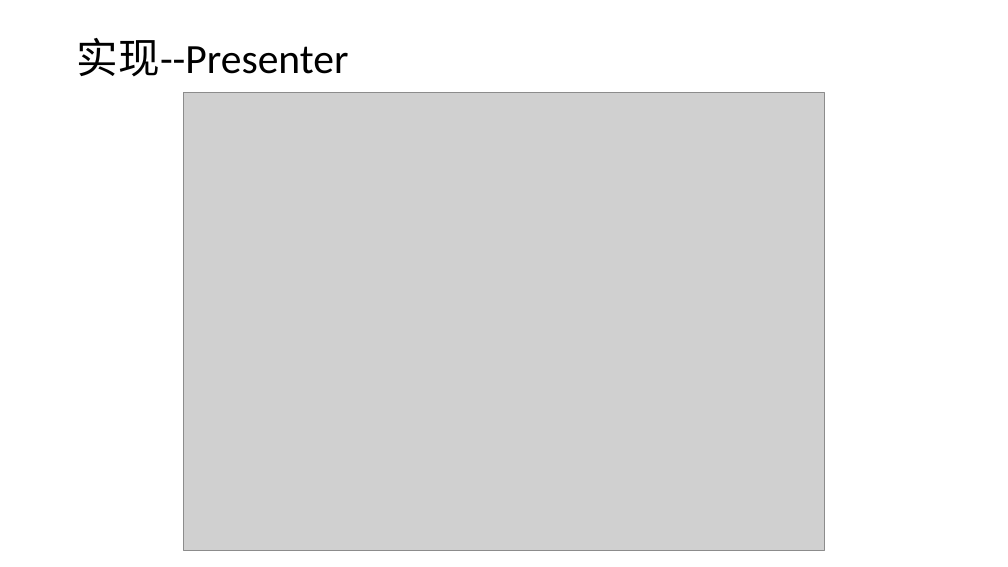
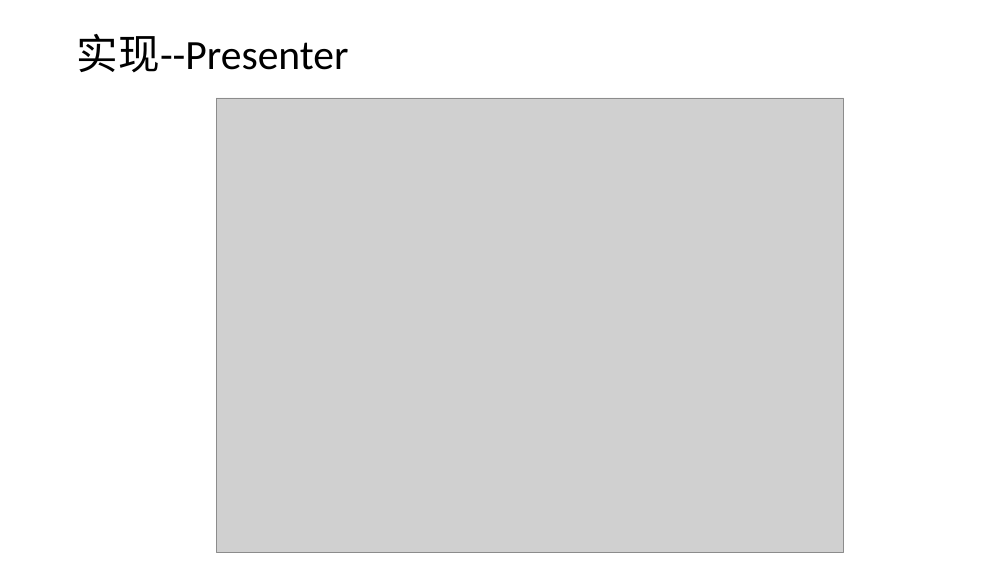
Before and after one commit to sifutang/MyAlbum, a slide deck: slide 9 of doc.pptx. Drawn at 1008x567 pixels with LibreOffice and Linux fonts; fonts in the diff are those of the drawing; grey boxes stand for pictures. Boxes give left, top, right and bottom in pixels: in the first picture for what was removed or moved away, otherwise in the second. Text is boxed around its words. In the diff, an @@ line names an element or a change of style, - is before the commit and + after.

```diff
--- a/doc.pptx
+++ b/doc.pptx
@@ title "实现--Presenter": place and size @@
-title "实现--Presenter" at (77, 38, 349, 77)
+title "实现--Presenter" at (77, 34, 349, 73)
@@ picture: place and size @@
-picture at (184, 93, 825, 551)
+picture at (216, 98, 844, 553)
```
Also in this commit, not shown: 8 other slides changed, 4 slides added, 1 slide removed.
